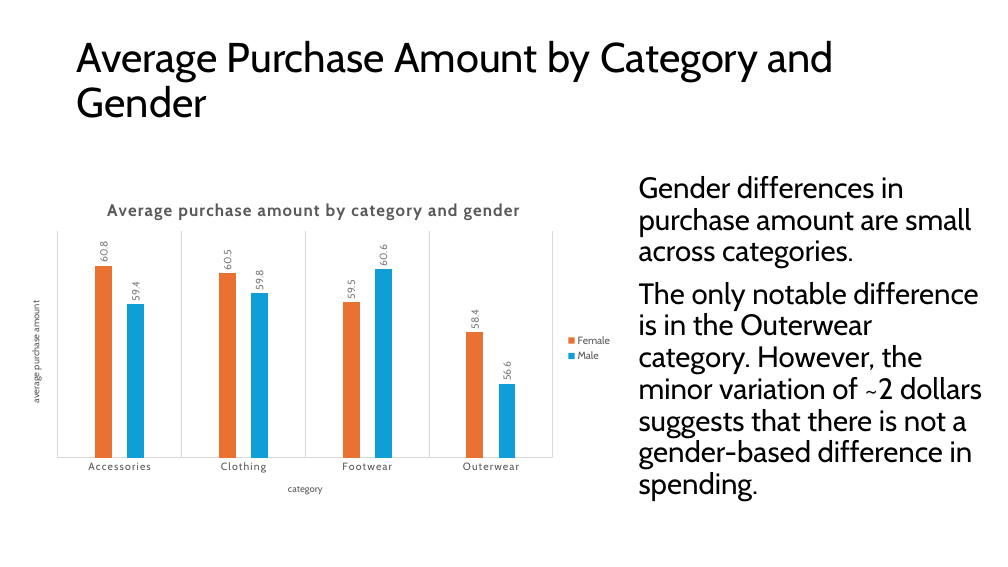
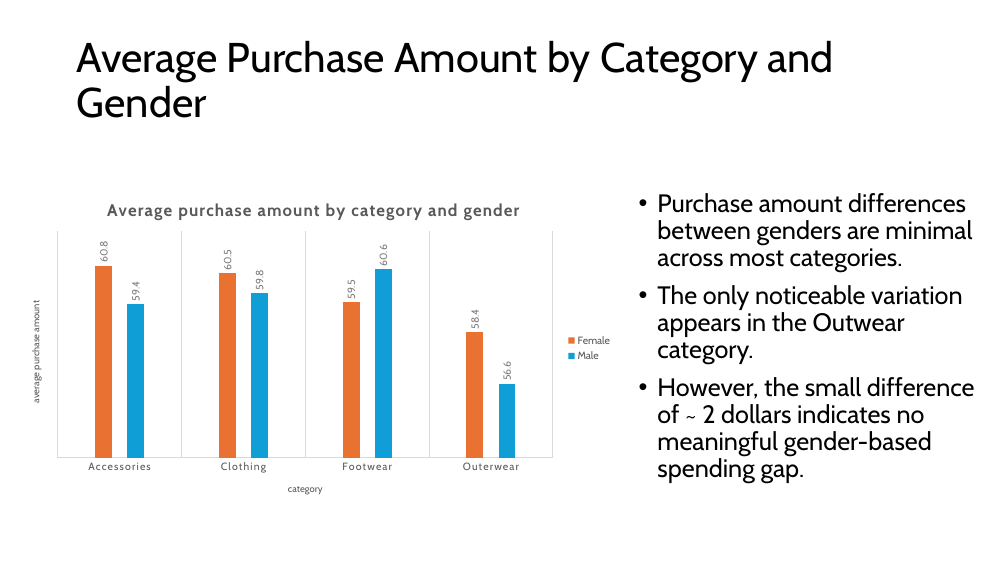
Before and after one commit to ilsecaher/MSDS670_X40_Mid-Term_Project, a slide deck: slide 5 of MSDS670_X40_Data Visualization_AssignmentWk4 - Ilse Severance.pptx. Drawn at 1008x567 pixels with LibreOffice and Linux fonts; fonts in the diff are those of the drawing. Boxes give left, top, right and bottom in pixels: in the first picture for what was removed or moved away, otherwise in the second. Text is boxed around its words. In the diff, an @@ line names an element or a change of style, - is before the commit and + after.

```diff
--- a/MSDS670_X40_Data Visualization_AssignmentWk4 - Ilse Severance.pptx
+++ b/MSDS670_X40_Data Visualization_AssignmentWk4 - Ilse Severance.pptx
@@ text at (657,193,975,484): text changed; size 28 to 24 pt @@
-Gender differences in purchase amount are small across categories.
-The only notable difference is in the Outerwear category. However, the minor variation of ~2 dollars suggests that there is not a gender-based difference in spending.
+• Purchase amount differences between genders are minimal across most categories.
+• The only noticeable variation appears in the Outwear category.
+• However, the small difference of ~ 2 dollars indicates no meaningful gender-based spending gap.
```
Also in this commit, not shown: 4 other slides changed.
